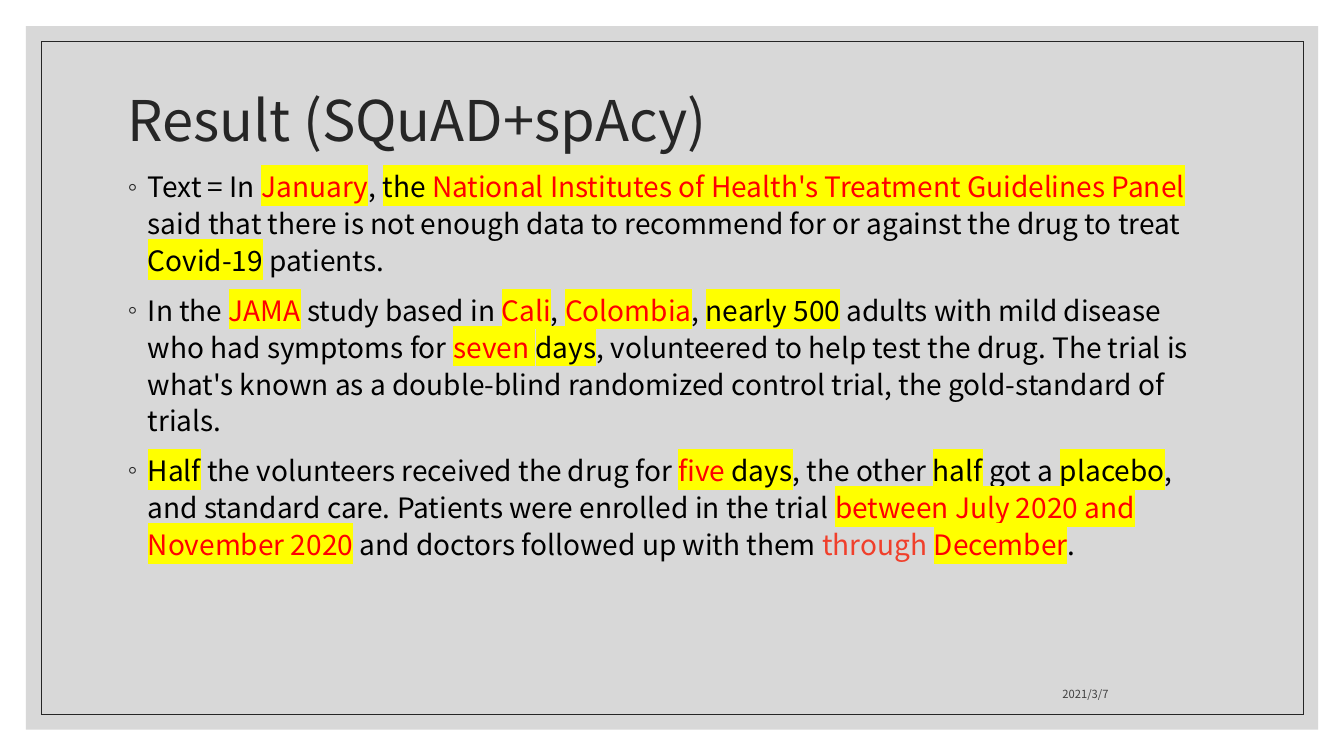
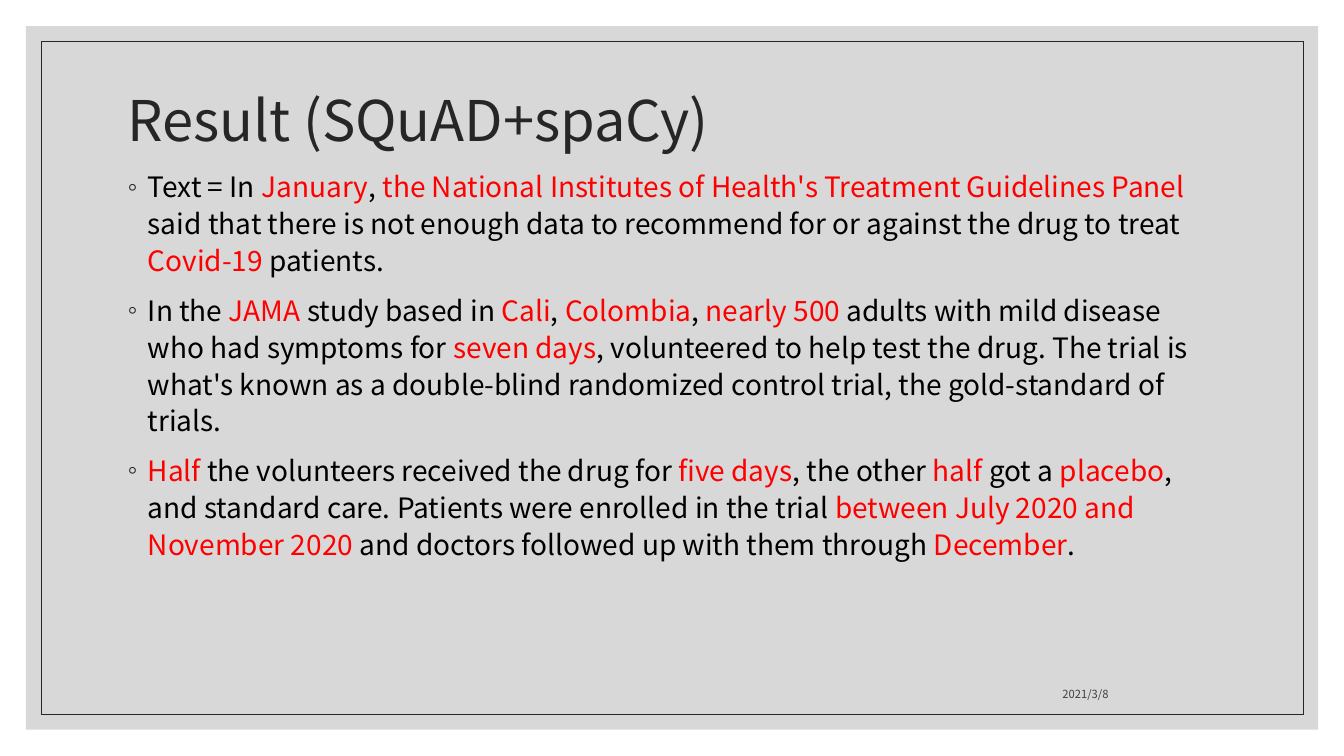
Before and after one commit to Minniemu/BERT-for-token-Classification, a slide deck: slide 14 of meeting_ppt/20210309.pptx (slide 8 before the commit). Drawn at 1344x756 pixels with LibreOffice and Linux fonts; fonts in the diff are those of the drawing. Boxes give left, top, right and bottom in pixels: in the first picture for what was removed or moved away, otherwise in the second. Text is boxed around its words. In the diff, an @@ line names an element or a change of style, - is before the commit and + after.

```diff
--- a/meeting_ppt/20210309.pptx
+++ b/meeting_ppt/20210309.pptx
@@ title at (128,95,709,154): text changed @@
-Result (SQuAD+spAcy)
+Result (SQuAD+spaCy)
@@ text "Text = In January, the ..." at (148,174,1188,562): text colour #000000 to #FF0000 in "the Covid-19", "nearly 500 days,", "Half days, half placebo,"; highlight #FFFF00 to none in "January, the National Institutes of Health's Treatment ...", "JAMA Cali, Colombia, nearly 500 seven days,", "Half five days, half placebo, between July ..."; text colour #F03F2B to #000000 in "through" @@
@@ text at (1062,689,1108,700): text changed @@
-2021/3/7
+2021/3/8
```
Also in this commit, not shown: 10 other slides changed, 7 slides added.
